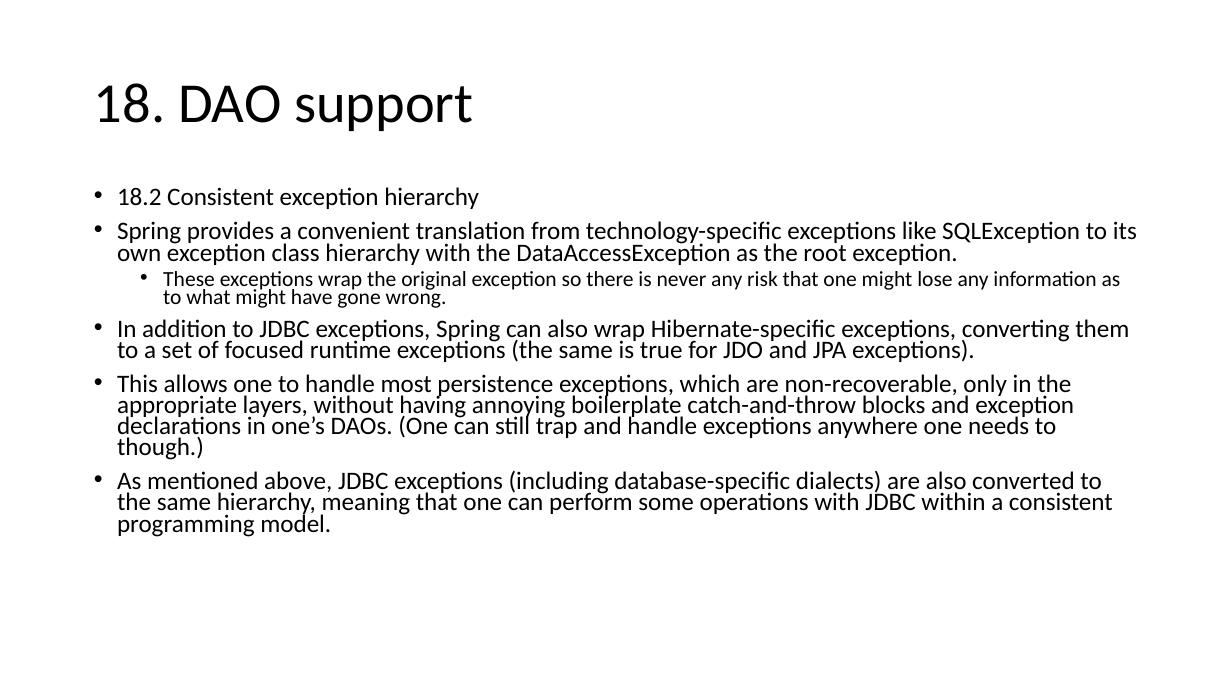
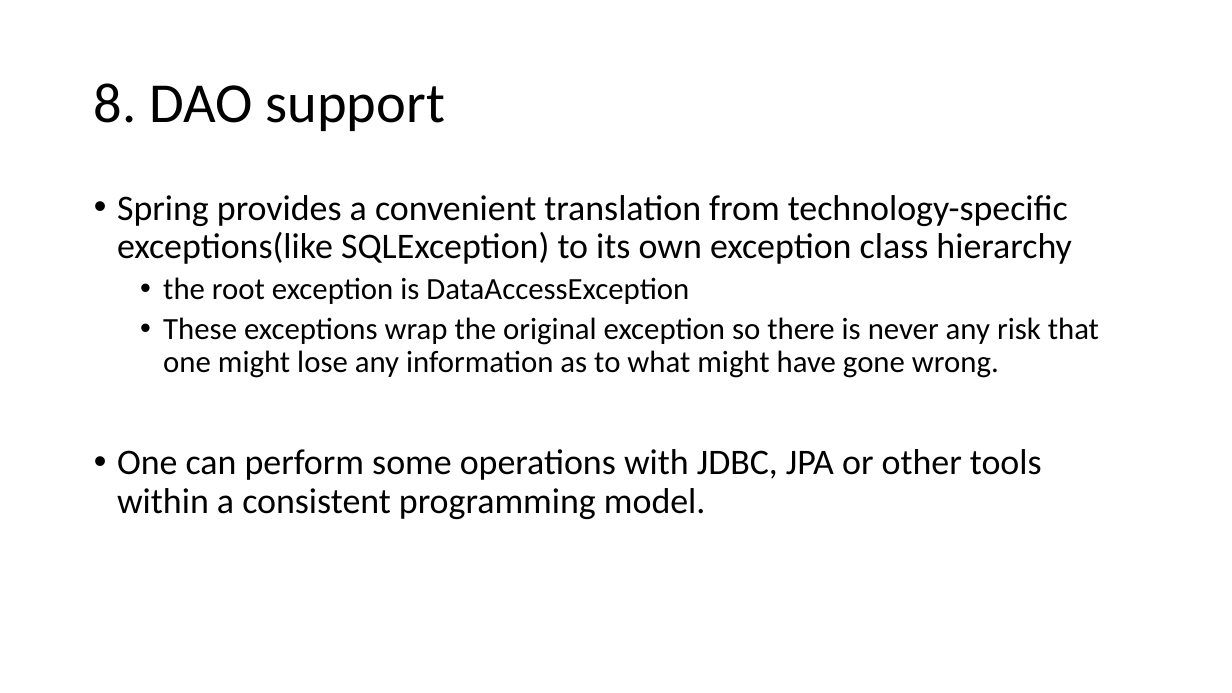
Before and after one commit to lawren43/mytest-repo, a slide deck: slide 24 of test-springmvc/doc/3.JPA+Spring.pptx (slide 29 before the commit). Drawn at 1232x693 pixels with LibreOffice and Linux fonts; fonts in the diff are those of the drawing. Boxes give left, top, right and bottom in pixels: in the first picture for what was removed or moved away, otherwise in the second. Text is boxed around its words. In the diff, an @@ line names an element or a change of style, - is before the commit and + after.

Commit message:
update

```diff
--- a/test-springmvc/doc/3.JPA+Spring.pptx
+++ b/test-springmvc/doc/3.JPA+Spring.pptx
@@ title at <box>94,83,445,131</box>: text changed @@
-18. DAO support
+8. DAO support
@@ text at <box>117,195,1071,304</box>: text changed; size 19.6 to 28 pt @@
-• 18.2 Consistent exception hierarchy
-• Spring provides a convenient translation from technology-specific exceptions like SQLException to its own exception class hierarchy with the DataAccessException as the root exception.
+• Spring provides a convenient translation from technology-specific exceptions(like SQLException) to its own exception class hierarchy
+  • the root exception is DataAccessException
@@ text at <box>163,317,1099,378</box>: size 16.8 to 24 pt in "These exceptions wrap the original exception so ..."; line spacing 0.7 to 0.9 @@
@@ text at <box>117,449,1042,519</box>: text changed; size 19.6 to 28 pt @@
-• In addition to JDBC exceptions, Spring can also wrap Hibernate-specific exceptions, converting them to a set of focused runtime exceptions (the same is true for JDO and JPA exceptions).
-• This allows one to handle most persistence exceptions, which are non-recoverable, only in the appropriate layers, without having annoying boilerplate catch-and-throw blocks and exception declarations in one’s DAOs. (One can still trap and handle exceptions anywhere one needs to though.)
-• As mentioned above, JDBC exceptions (including database-specific dialects) are also converted to the same hierarchy, meaning that one can perform some operations with JDBC within a consistent programming model.
+• One can perform some operations with JDBC, JPA or other tools within a consistent programming model.
```
Also in this commit, not shown: 20 other slides changed, 3 slides added, 9 slides removed.
